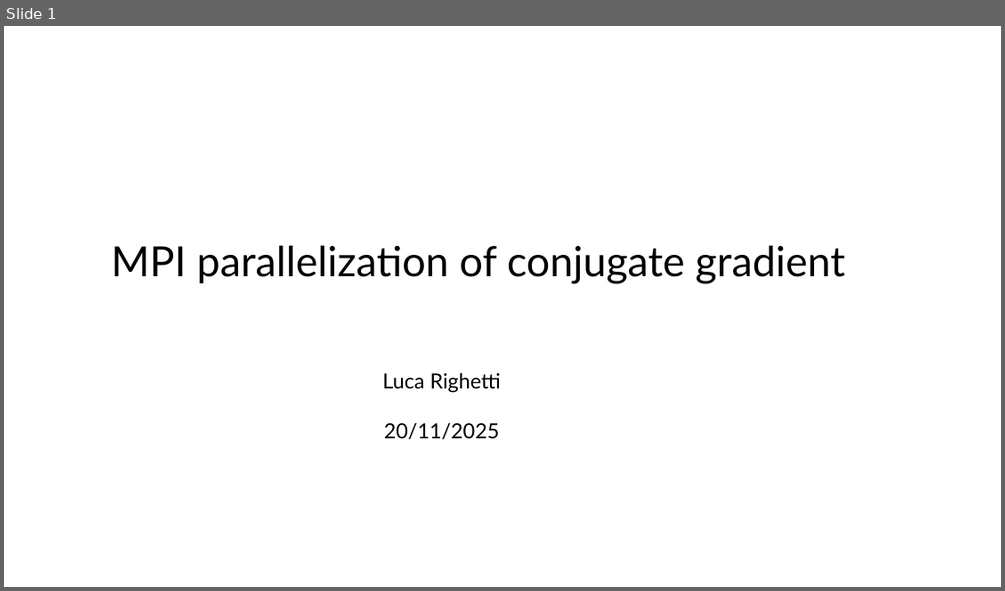
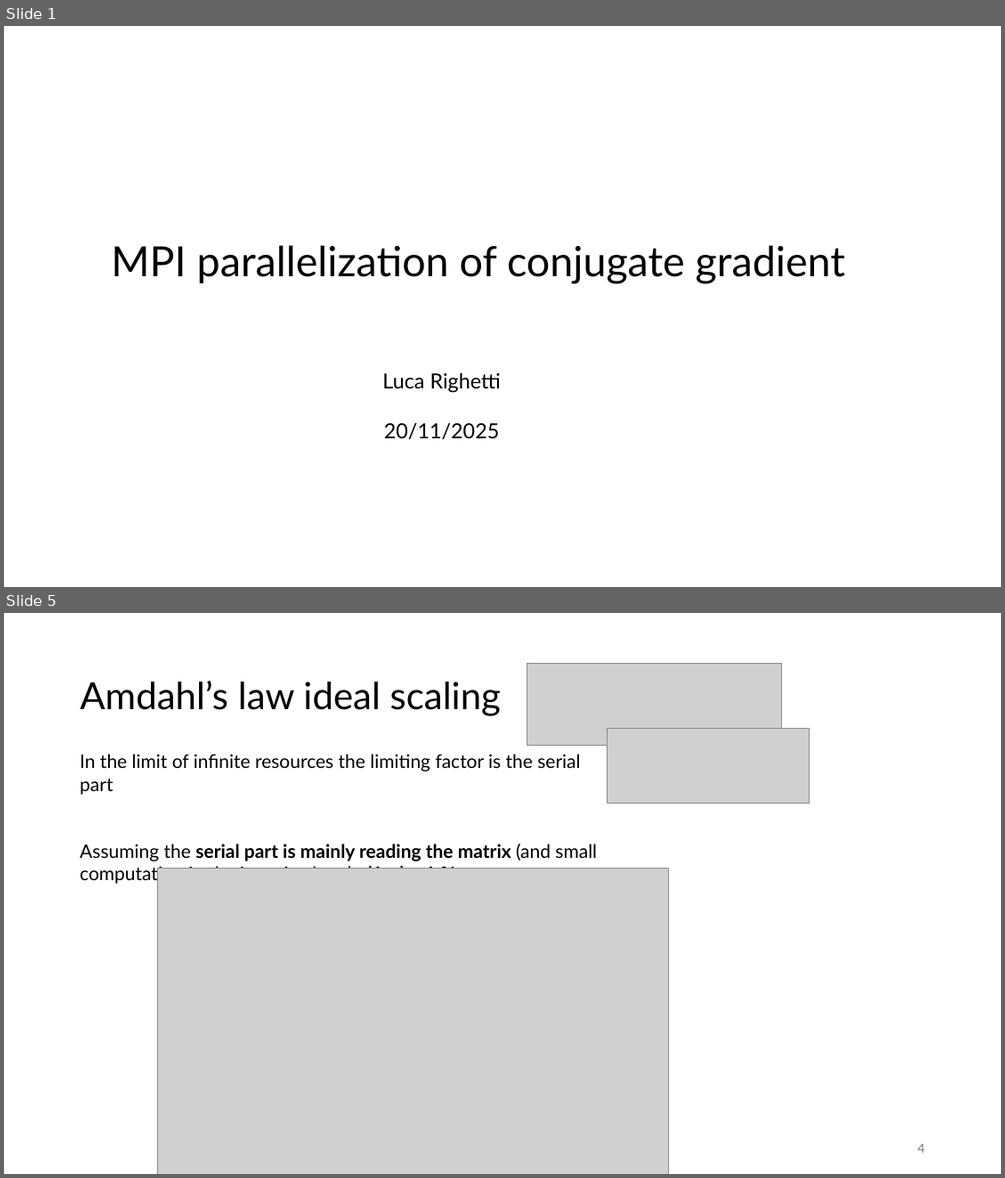
Before and after one commit to lucarighetti3/CG-MPI, a slide deck: project_pres.pptx. Shown one above the other, each under a label of ours: slide 1 before the commit, slides 1 and 5 after it; the slides between them are not shown. The pictures are 1005x591 and 1005x1178 pixels, drawn with LibreOffice and Linux fonts; fonts in the diff are those of the drawing; grey boxes stand for pictures; background and template pictures are left out. Boxes give left, top, right and bottom in pixels: in the first picture for what was removed or moved away, otherwise in the second. Text is boxed around its words. In the diff, an @@ line names an element or a change of style, - is before the commit and + after.

```diff
--- a/project_pres.pptx
+++ b/project_pres.pptx
@@ slide 5 added at [4,613,1001,1174], background #FFFFFF @@
@@ picture added at [527,663,783,746] @@
@@ title added at [80,681,501,716], 36 pt, text #000000 @@
+Amdahl’s law ideal scaling
@@ picture added at [607,728,809,803] @@
@@ text added at [80,754,597,868], 18 pt, text #000000 @@
+In the limit of infinite resources the limiting factor is the serial part
+Assuming the serial part is mainly reading the matrix (and small computation in the iterative loop) , (1-p) ~ 1 %
@@ picture added at [157,868,668,1174] @@
@@ page number added at [917,1143,924,1152], 12 pt, text #797979 @@
+4
```
Also in this commit, not shown: 8 slides changed.
